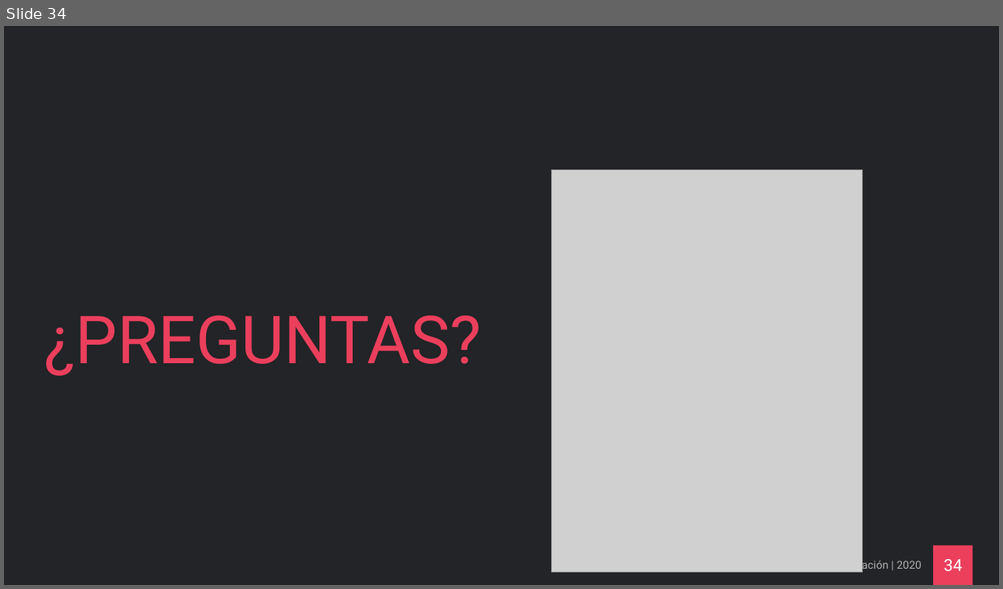
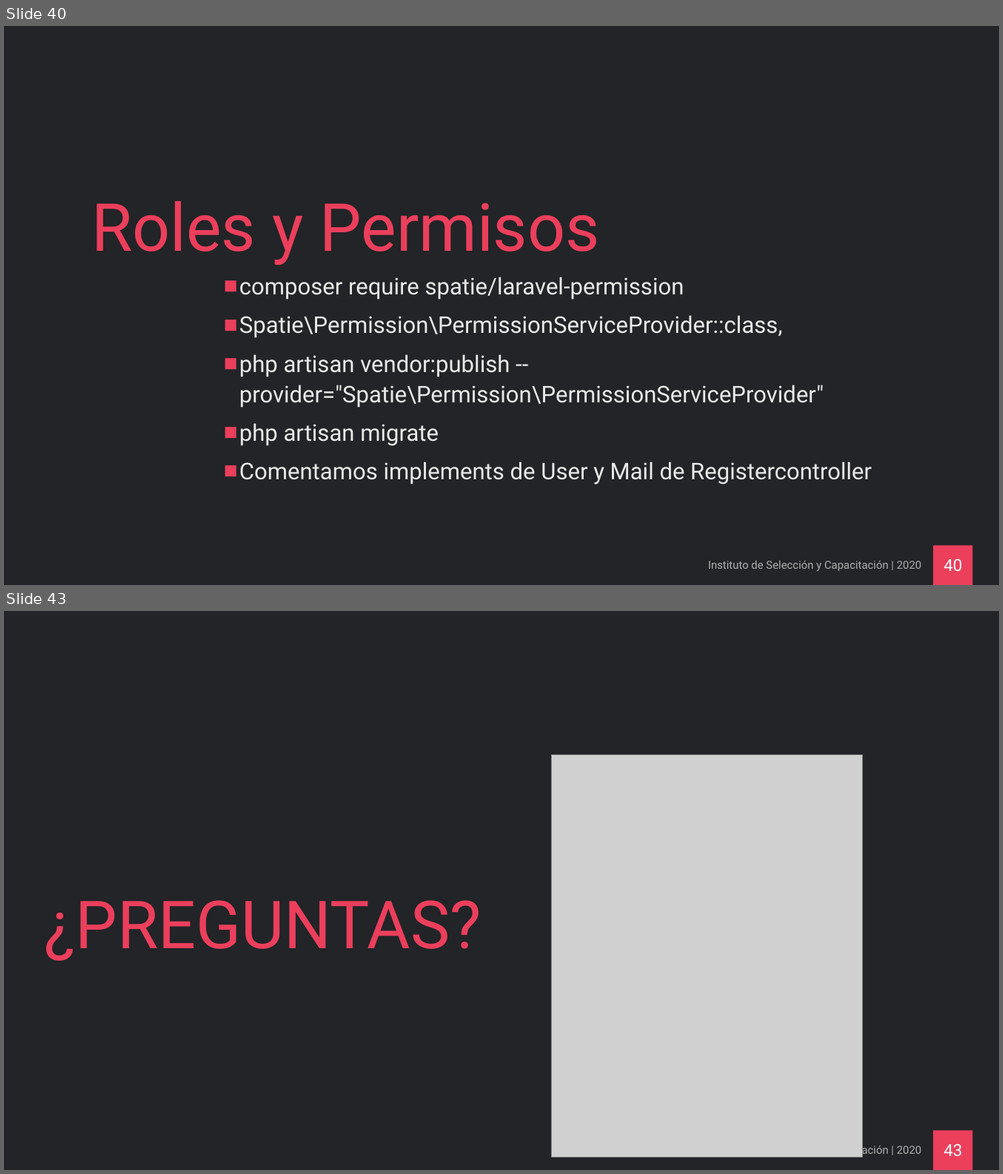
Before and after one commit to ricardo77a/curso-laravel-intermedio-dev, a slide deck: Curso Laravel Intermedio.pptx. Shown one above the other, each under a label of ours: slide 34 before the commit, slides 40 and 43 after it; the slides between them are not shown. The pictures are 1003x589 and 1003x1174 pixels, drawn with LibreOffice and Linux fonts; fonts in the diff are those of the drawing; grey boxes stand for pictures; background and template pictures are left out. Boxes give left, top, right and bottom in pixels: in the first picture for what was removed or moved away, otherwise in the second. Text is boxed around its words. In the diff, an @@ line names an element or a change of style, - is before the commit and + after.

```diff
--- a/Curso Laravel Intermedio.pptx
+++ b/Curso Laravel Intermedio.pptx
@@ slide 40 added at (x1=4, y1=26, x2=999, y2=585), background #222427; not listed: 1 template element that a slide beside it also shows @@
@@ title added at (x1=91, y1=201, x2=600, y2=265), 96 pt, text #EB3F5C @@
+Roles y Permisos
@@ text added at (x1=239, y1=277, x2=871, y2=485), 33.3 pt, text #EAEAEA @@
+■ composer require spatie/laravel-permission
+■ Spatie\Permission\PermissionServiceProvider::class,
+■ php artisan vendor:publish --provider="Spatie\Permission\PermissionServiceProvider"
+■ php artisan migrate
+■ Comentamos implements de User y Mail de Registercontroller
@@ text added at (x1=708, y1=561, x2=921, y2=571), 16 pt, text #B0B0B0 @@
+Instituto de Selección y Capacitación | 2020
@@ page number added at (x1=943, y1=560, x2=962, y2=571), 24 pt, text #FFFFFF @@
+40
@@ what was slide 34 is now slide 43 @@
@@ page number at (x1=943, y1=1145, x2=962, y2=1156): text changed @@
-34
+43
```
Also in this commit, not shown: 8 other slides added.
